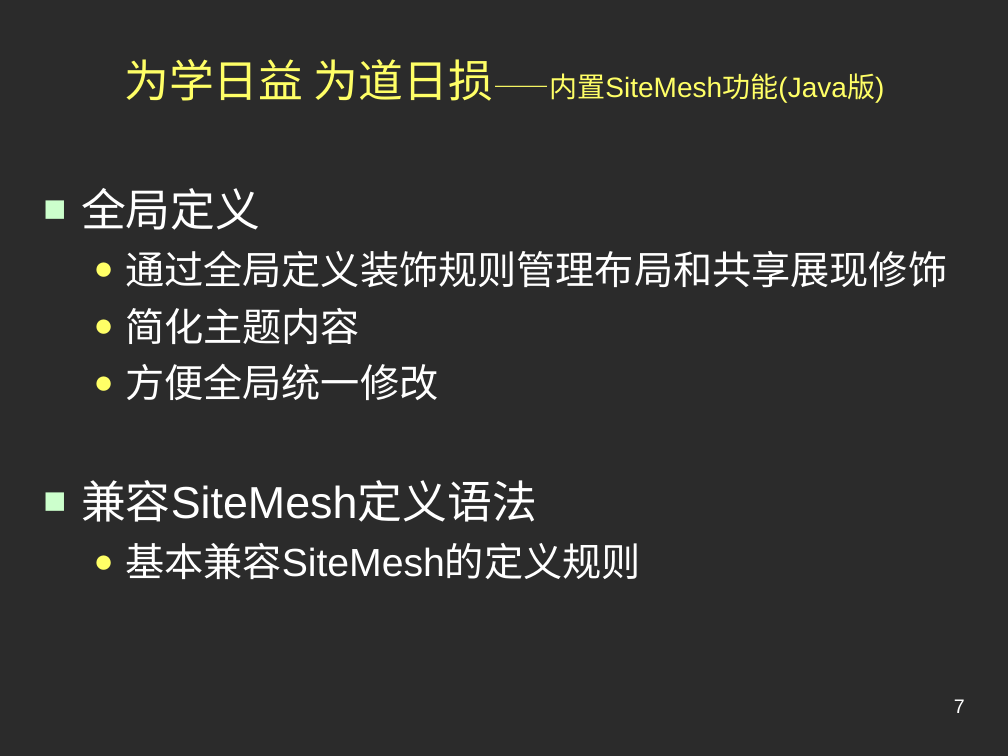
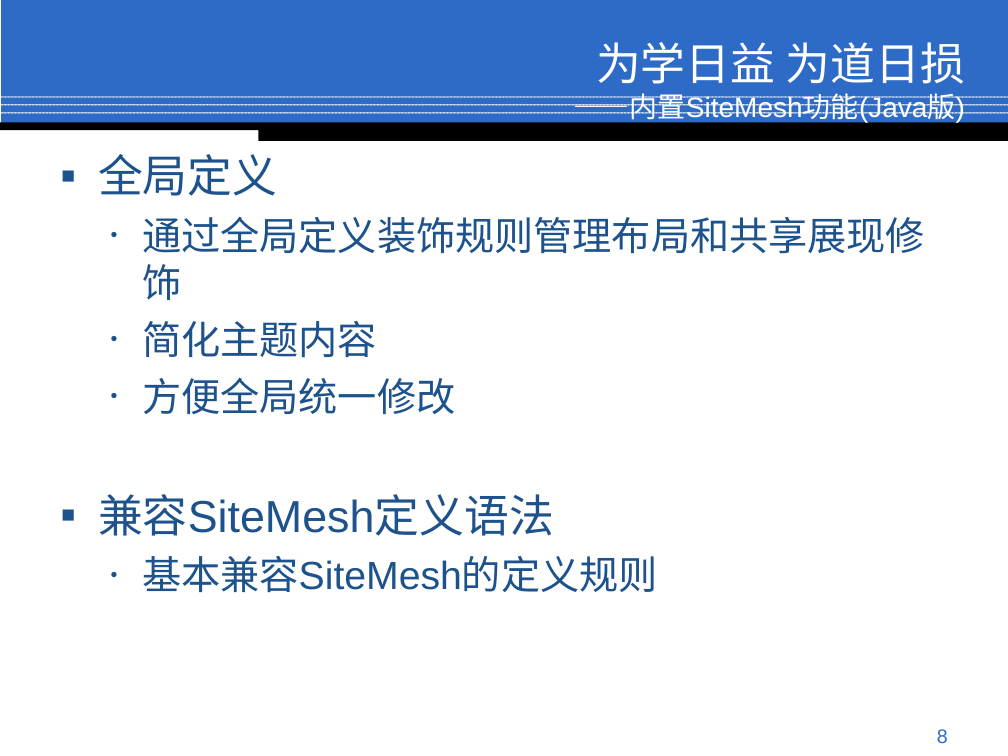
Before and after one commit to conzi/lite, a slide deck: slide 8 of Lite/web/doc/Preview.ppt (slide 7 before the commit). Drawn at 1008x756 pixels with LibreOffice and Linux fonts; fonts in the diff are those of the drawing; background and template pictures are left out; a plain dark background stands for a picture behind light text. Boxes give left, top, right and bottom in pixels: in the first picture for what was removed or moved away, otherwise in the second. Text is boxed around its words. In the diff, an @@ line names an element or a change of style, - is before the commit and + after.

```diff
--- a/Lite/web/doc/Preview.ppt
+++ b/Lite/web/doc/Preview.ppt
@@ rectangle added at [1, 0, 1008, 124], fill #2D6BC7 @@
@@ title at [574, 42, 965, 125]: text changed; text colour #FFFF66 to #FFFFFF @@
-为学日益 为道日损——内置SiteMesh功能(Java版)
+为学日益 为道日损
+——内置SiteMesh功能(Java版)
@@ line added from (0, 97) to (1008, 97), #FFFFFF 0.99 pt @@
@@ line added from (0, 105) to (1008, 105), #FFFFFF 0.99 pt @@
@@ line added from (0, 113) to (1008, 113), #FFFFFF 0.99 pt @@
@@ rectangle added at [0, 122, 1008, 130], fill #000000 @@
@@ text "全局定义": place and size @@
-text "全局定义" at [81, 188, 947, 579]
+text "全局定义" at [98, 154, 925, 592]
@@ text "全局定义" at [98, 154, 925, 592]: text colour #FFFFFF to #1D528D; bullet ■ to ▪; bullet colour #CCFFCC to #1D528D; bullet ● to •; bullet colour #FFFF66 to #1D528D @@
@@ rectangle added at [258, 125, 1008, 141], fill #000000 @@
@@ page number removed at [954, 699, 965, 713] @@
-7
@@ page number added at [937, 729, 948, 743], 14 pt, text #2D6BC7 @@
+8
```
Also in this commit, not shown: 10 other slides changed, 2 slides added, 1 slide removed.
